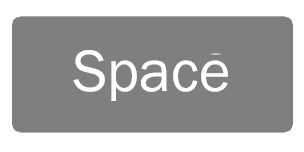
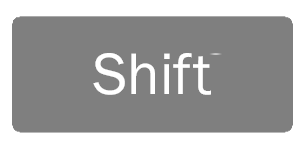
Comparing the layer stacks of the two 304px x 152px images. Changes:
renamed "Space" to "Shift", painted on it over (x1=73, y1=50, x2=228, y2=101)
